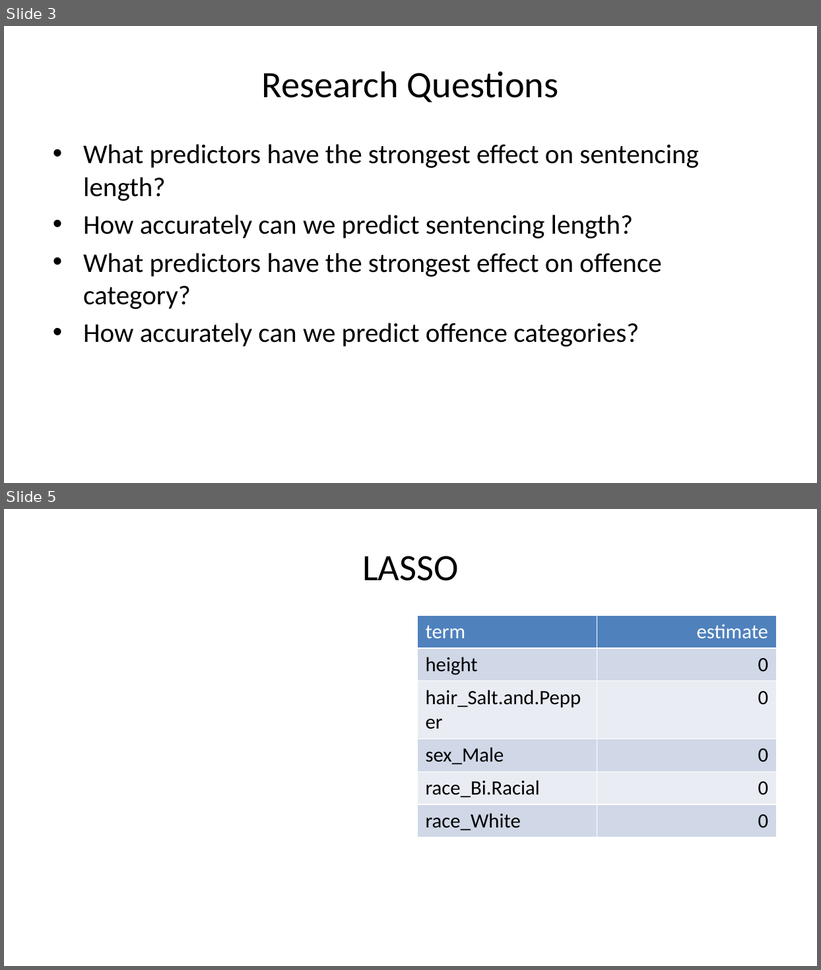
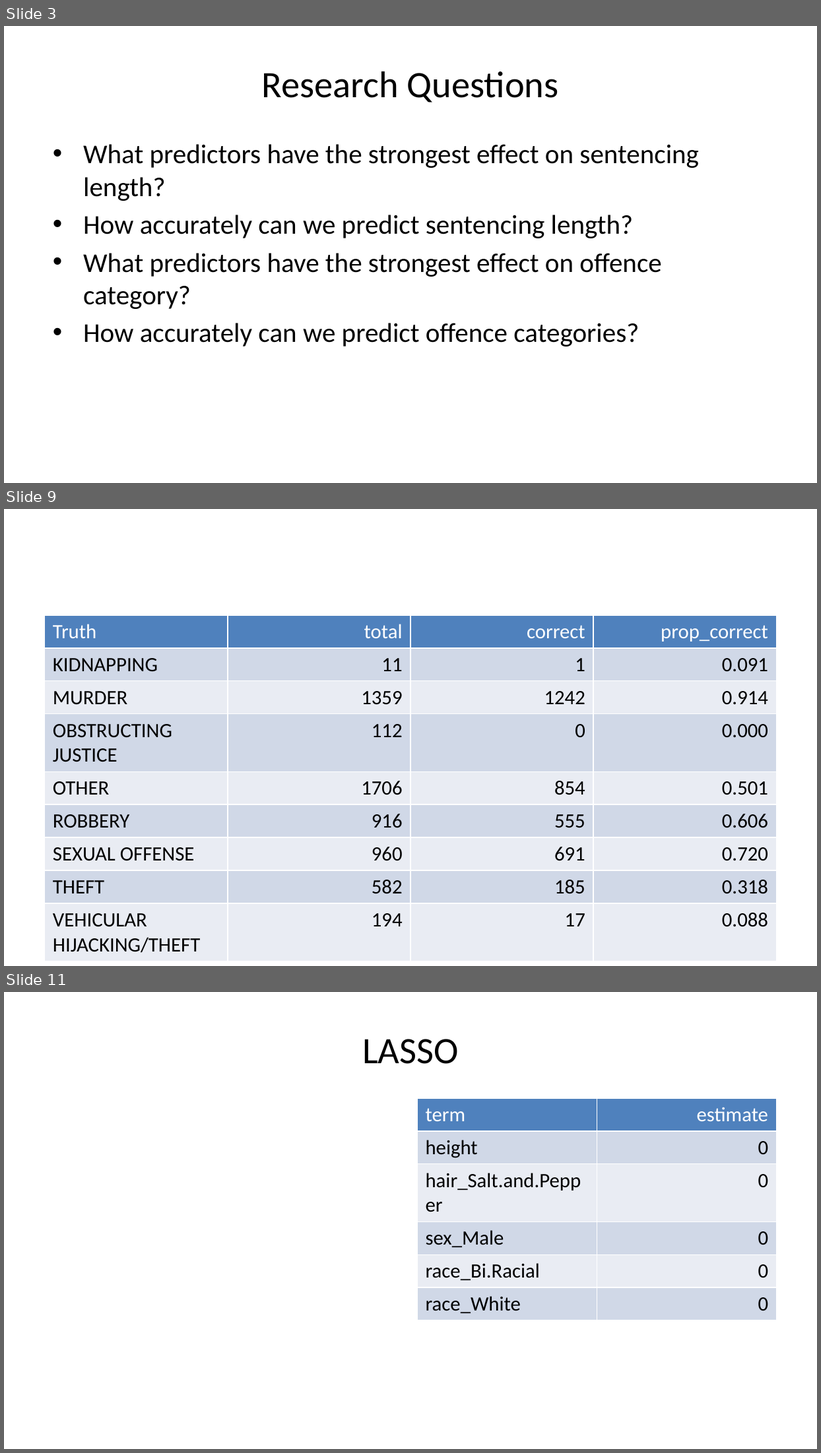
Before and after one commit to dsci445-csu/project-5, a slide deck: Presentation/Presentation.pptx. Shown one above the other, each under a label of ours: slides 3 and 5 before the commit, slides 3, 9 and 11 after it; the slides between them are not shown. The pictures are 821x970 and 821x1453 pixels, drawn with LibreOffice and Linux fonts; fonts in the diff are those of the drawing. Boxes give left, top, right and bottom in pixels: in the first picture for what was removed or moved away, otherwise in the second. Text is boxed around its words. In the diff, an @@ line names an element or a change of style, - is before the commit and + after.

```diff
--- a/Presentation/Presentation.pptx
+++ b/Presentation/Presentation.pptx
@@ slide 9 added at (4,509,817,966), background #FFFFFF @@
@@ table added at (45,615,776,956), 9 rows, 4 columns @@
+Truth | total | correct | prop_correct
+KIDNAPPING | 11 | 1 | 0.091
+MURDER | 1359 | 1242 | 0.914
+OBSTRUCTING JUSTICE | 112 | 0 | 0.000
+OTHER | 1706 | 854 | 0.501
+ROBBERY | 916 | 555 | 0.606
+SEXUAL OFFENSE | 960 | 691 | 0.720
+THEFT | 582 | 185 | 0.318
+VEHICULAR HIJACKING/THEFT | 194 | 17 | 0.088
@@ what was slide 5 is now slide 11 @@
```
Also in this commit, not shown: 6 other slides added, 1 slide removed, 3 other files.
